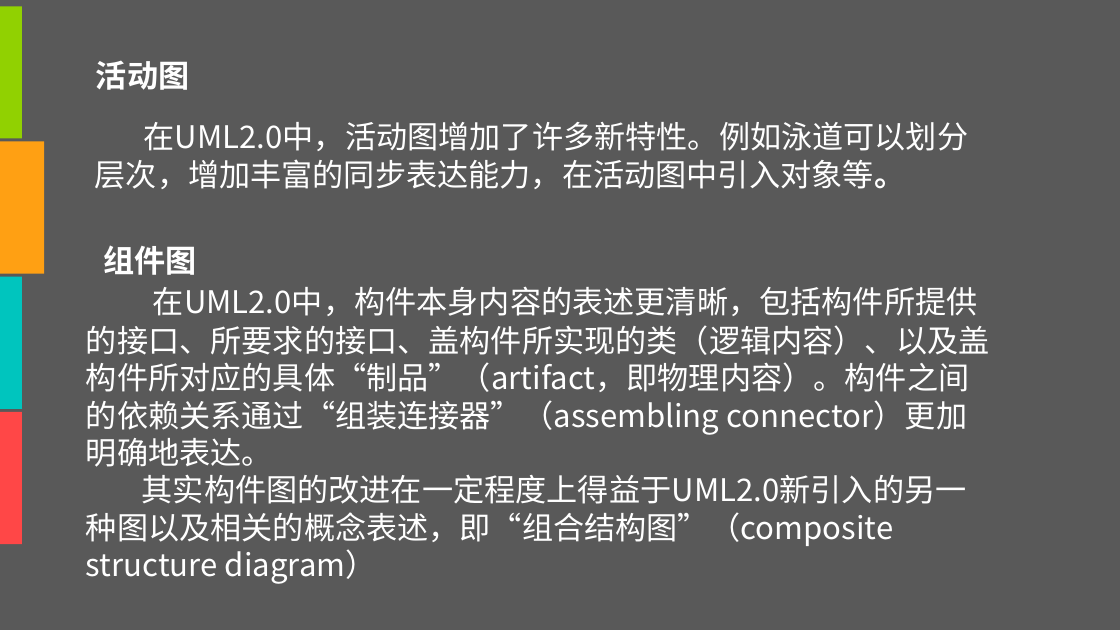
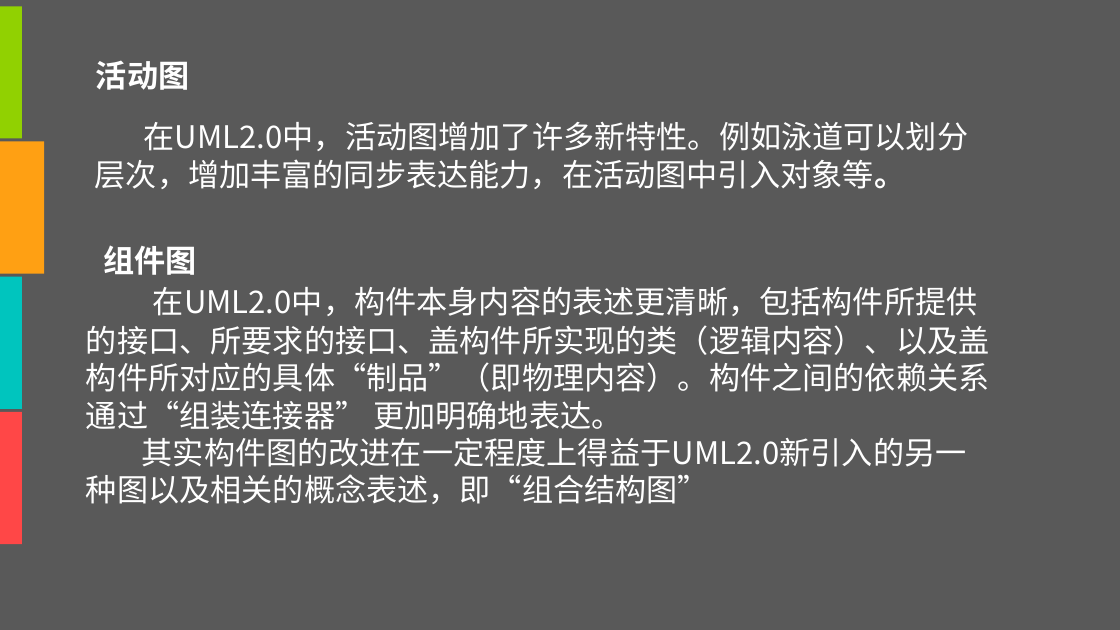
Before and after one commit to tzy502/G16, a slide deck: slide 88 of UML/UML图-G16.pptx (slide 89 before the commit). Drawn at 1120x630 pixels with LibreOffice and Linux fonts; fonts in the diff are those of the drawing. Boxes give left, top, right and bottom in pixels: in the first picture for what was removed or moved away, otherwise in the second. Text is boxed around its words. In the diff, an @@ line names an element or a change of style, - is before the commit and + after.

```diff
--- a/UML/UML图-G16.pptx
+++ b/UML/UML图-G16.pptx
@@ text at [86, 286, 990, 504]: text changed @@
-在UML2.0中，构件本身内容的表述更清晰，包括构件所提供的接口、所要求的接口、盖构件所实现的类（逻辑内容）、以及盖构件所对应的具体“制品”（artifact，即物理内容）。构件之间的依赖关系通过“组装连接器”（assembling connector）更加明确地表达。
-其实构件图的改进在一定程度上得益于UML2.0新引入的另一种图以及相关的概念表述，即“组合结构图”（composite structure diagram）
+在UML2.0中，构件本身内容的表述更清晰，包括构件所提供的接口、所要求的接口、盖构件所实现的类（逻辑内容）、以及盖构件所对应的具体“制品”（即物理内容）。构件之间的依赖关系通过“组装连接器” 更加明确地表达。
+其实构件图的改进在一定程度上得益于UML2.0新引入的另一种图以及相关的概念表述，即“组合结构图”
```
Also in this commit, not shown: 4 other slides changed, 1 slide removed, 1 other file.
